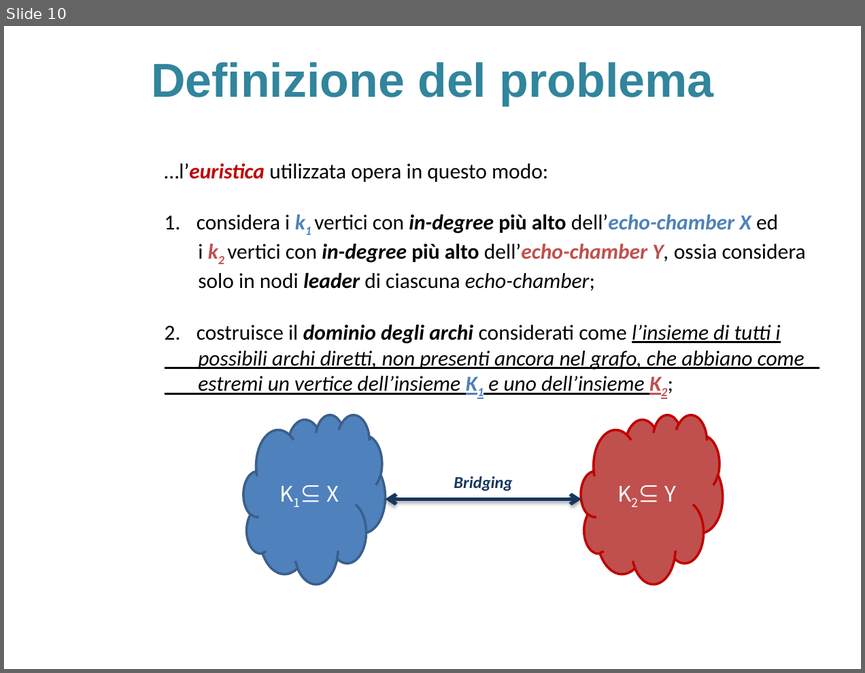
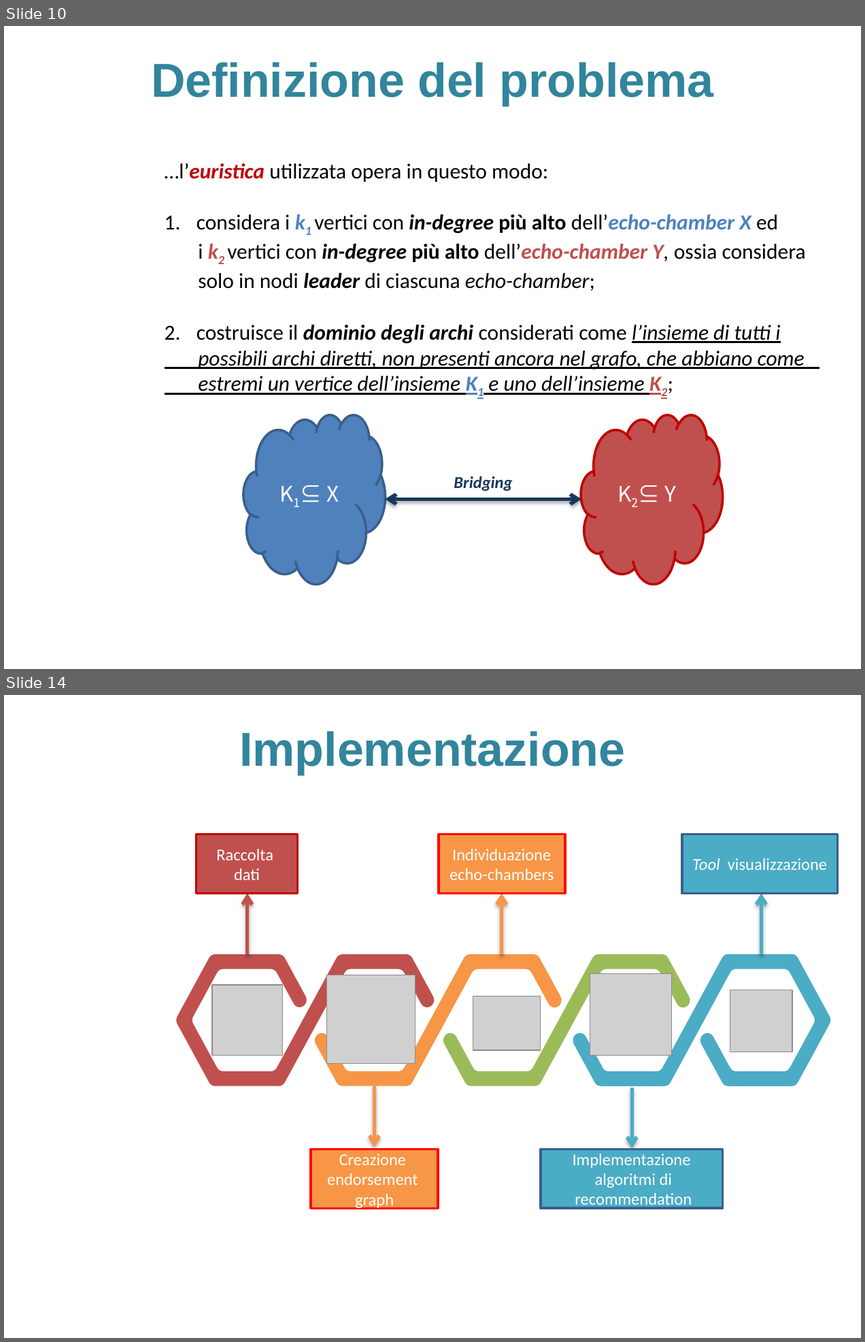
Before and after one commit to sidious1991/TesiLatex, a slide deck: PRESENTAZIONE_TESI/presentazione_agostini_stefano.pptx. Shown one above the other, each under a label of ours: slide 10 before the commit, slides 10 and 14 after it; the slides between them are not shown. The pictures are 865x673 and 865x1342 pixels, drawn with LibreOffice and Linux fonts; fonts in the diff are those of the drawing; grey boxes stand for pictures; background and template pictures are left out. Boxes give left, top, right and bottom in pixels: in the first picture for what was removed or moved away, otherwise in the second. Text is boxed around its words. In the diff, an @@ line names an element or a change of style, - is before the commit and + after.

Commit message:
presentazione - inizio implementazione

```diff
--- a/PRESENTAZIONE_TESI/presentazione_agostini_stefano.pptx
+++ b/PRESENTAZIONE_TESI/presentazione_agostini_stefano.pptx
@@ slide 14 added at [4, 695, 861, 1338], background picture (left out) @@
@@ title added at [239, 731, 625, 775], 40 pt, text #31859C, bold @@
+Implementazione
@@ rectangle added at [196, 834, 297, 893], fill #C0504D, outline #C00000 2 pt, 14 pt, text #FFFFFF @@
+Raccolta
+dati
@@ rectangle added at [439, 834, 565, 893], fill #F79646, outline #FF0000 2 pt, 14 pt, text #FFFFFF @@
+Individuazione echo-chambers
@@ rectangle added at [682, 834, 837, 893], fill #4BACC6, outline #3A5F8C 2 pt, 14 pt, text #FFFFFF @@
+Tool visualizzazione
@@ arrow added from (247, 954) to (247, 893), #C0504D 3 pt @@
@@ arrow added from (502, 954) to (502, 893), #F79646 3 pt @@
@@ arrow added from (762, 954) to (762, 893), #4BACC6 3 pt @@
@@ group added at [176, 954, 831, 1086]: 8 freeform shapes @@
@@ picture added at [327, 975, 415, 1064] @@
@@ picture added at [590, 974, 672, 1055] @@
@@ picture added at [212, 985, 283, 1055] @@
@@ picture added at [473, 996, 541, 1050] @@
@@ picture added at [730, 989, 792, 1052] @@
@@ arrow added from (374, 1086) to (374, 1147), #F79646 3 pt @@
@@ arrow added from (632, 1087) to (632, 1149), #4BACC6 3 pt @@
@@ rectangle added at [311, 1149, 438, 1208], fill #F79646, outline #FF0000 2 pt, 14 pt, text #FFFFFF @@
+Creazione
+endorsement
+graph
@@ rectangle added at [541, 1149, 723, 1208], fill #4BACC6, outline #3A5F8C 2 pt, 14 pt, text #FFFFFF @@
+Implementazione
+algoritmi di
+recommendation
```
Also in this commit, not shown: 2 slides changed, 2 other slides added, 7 other files.
